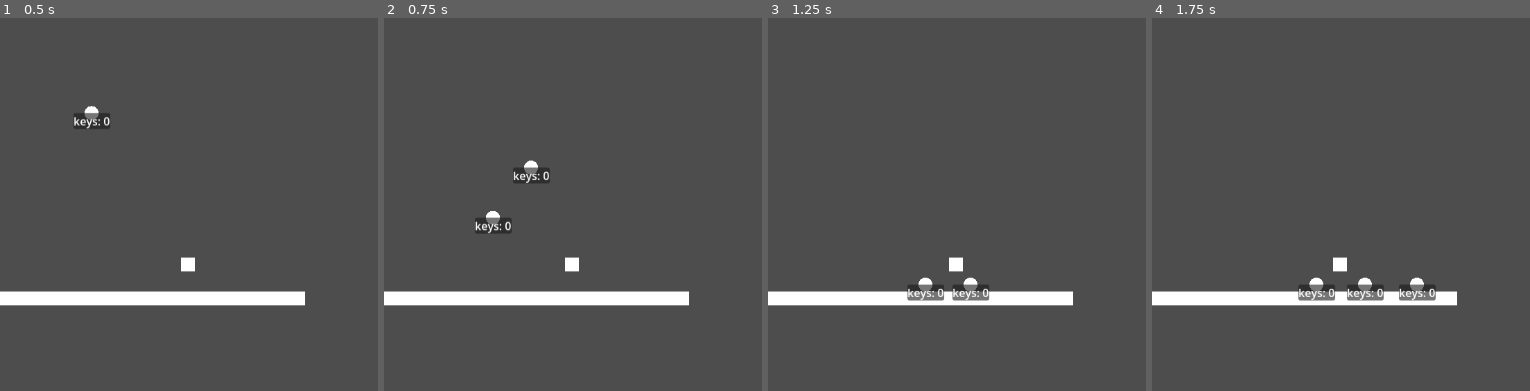
Above: before the commit, frames 1-4 (left to right).
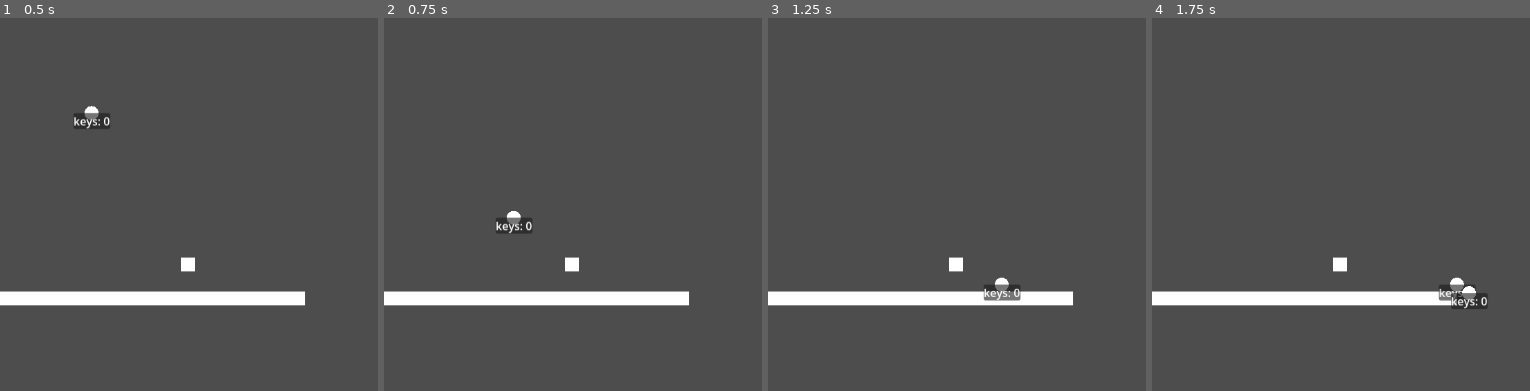
Above: after the commit, the same moments.

Repository: i1rs7/Toy-4-Game-Jam
Game: Godot game, scene res://game files/testing.tscn
Same seed, same stepped clock (60 frames per second), same inputs: the game is played once before the commit and once after it.
Inputs (mouse positions are in pixels of both pictures, inside the frame that each line leads up to):
- Up to frame 1 (0.5 s): no input
- Up to frame 2 (0.75 s): tap Enter (ui_accept) at 0.5 s; move the mouse to (outside the picture) at 0.52 s; hold Right (ui_right) from 0.53 s (still down); hold M (merge, bound only after the commit) from 0.53 s (still down); tap C (spawn) at 0.6 s
- Up to frame 3 (1.25 s): keep holding Right (ui_right); keep holding M (merge, bound only after the commit); tap Enter (ui_accept) at 0.77 s
- Up to frame 4 (1.75 s): keep holding Right (ui_right); move the mouse to (1390, 200) at 1.27 s; release M (merge, bound only after the commit) at 1.28 s; tap M (merge, bound only after the commit) at 1.35 s; tap Enter (ui_accept) at 1.52 s; tap C (spawn) at 1.55 s

Frame 1 is identical in both runs. In frame 2, 0.9% of the frame differs, in the area x 24-44%, y 38-58%; in frame 3, 1.2%; in frame 4, 2.0%, in the area x 38-89%, y 69-79%.

Commit message:
added a bunch of stuff for merges
see discord message. It doesnt work, and theres a lot of excess code. will make this a separate branch so it doesnt break stuff

Diff:
--- a/game files/game elements/player/player.gd
+++ b/game files/game elements/player/player.gd
@@ -4,9 +4,19 @@
 const SPEED = 300.0
 const JUMP_VELOCITY = -400.0
 @onready var text = $PanelContainer/Label
+@onready var ancestor = self # only stays self for parent branch
+# These dictionaries must have the same keys. changes is strings, and attributes is vals. must be in same order as well
 var attributes = {
 	"keys": 0
 }
+var changes = {
+	"keys": ""
+}
+
+func get_nth_ancestor(n):
+	if n == 0: return self
+	else: return ancestor.get_nth_ancestor(n-1)
+
 
 func _on_ready() -> void:
 	set_meta("selected", false)
@@ -31,8 +41,10 @@
 	for index in get_slide_collision_count(): # for every collision:
 		var collider = get_slide_collision(index).get_collider() # get the object collided with
 		if collider.name == "Key": # if its a key,
-			collider.queue_free() # destroy the key
+			collider.free() # destroy the key
 			attributes["keys"] += 1 # add a key to data
+		if Input.is_action_pressed("merge") and collider.is_in_group("players"):
+			get_parent().merge(self, collider)
 
 
 func update_text():
--- a/game files/game elements/player/player.tscn
+++ b/game files/game elements/player/player.tscn
@@ -8,7 +8,7 @@
 
 [sub_resource type="CircleShape2D" id="CircleShape2D_rveel"]
 
-[node name="player" type="CharacterBody2D"]
+[node name="player" type="CharacterBody2D" groups=["players"]]
 script = ExtResource("1_mtxyd")
 
 [node name="MeshInstance2D" type="MeshInstance2D" parent="."]
--- a/game files/game elements/player/player_manager.gd
+++ b/game files/game elements/player/player_manager.gd
@@ -18,14 +18,46 @@
 	var branch = player_scene.instantiate() # create instance
 	branch.attributes = players[selected_index].attributes.duplicate() # copy attributes over
 	branch.position = players[selected_index].position + Vector2(20,0) # move new player to desired position
+	branch.ancestor = players[selected_index] # set ancestor for merge evaluation
 	players.append(branch) # add player ID
+	add_child(branch) # add new player to children
+
+	# uncomment this code if you want to select the new branch on creation
 	# note that we must add child before setting meta, I think because the meta is on the node, and not the object or something.
-	add_child(branch) # add new player to children
-	players[selected_index].set_meta("selected", false) # deselect current player
-	selected_index = players.size() - 1 # update selected index to be new player
-	players[selected_index].set_meta("selected", true) # select new player
+	#players[selected_index].set_meta("selected", false) # deselect current player
+	#selected_index = players.size() - 1 # update selected index to be new player
+	#players[selected_index].set_meta("selected", true) # select new player
 
 func cycle_selection():
 	players[selected_index].set_meta("selected", false) # deselect current player
 	selected_index = (selected_index + 1) % players.size() # cycle index
 	players[selected_index].set_meta("selected", true) # select new player
+
+
+func find_common_ancestor(a, b) -> Node2D:
+	for i in get_child_count():
+		for j in i:
+			if a.get_nth_ancestor(i) == b.get_nth_ancestor(j):
+				return a.get_nth_ancestor(i)
+	return
+
+
+
+func merge(kept_body, merged_body):
+	var new_attributes = kept_body.attributes.duplicate()
+	for key in kept_body.attributes:
+		if kept_body.attributes[key] != merged_body.attributes[key]:
+			var ancestor = find_common_ancestor(kept_body, merged_body)
+			print(ancestor)
+
+
+
+	if merged_body.get_meta("selected"): # if we are merging the selected body, we must select a new one
+		merged_body.set_meta("selected", false) # update metas
+		kept_body.set_meta("selected", true)
+	players.erase(merged_body) # remove merged body from list
+	for index in players.size(): # now we will just loop through the players and update selected index based on meta data. its o(n) but we shouldn't have too many objects and im too lazy to deal with edge cases rn
+		if players[index].get_meta("selected"): # if its selected in metadata,
+			selected_index = index # update selected index
+			break # no need to continue
+	merged_body.free() # lastly, we delete the merged body
--- a/project.godot
+++ b/project.godot
@@ -14,6 +14,10 @@
 run/main_scene="res://game files/testing.tscn"
 config/features=PackedStringArray("4.3", "Mobile")
 
+[global_group]
+
+players=""
+
 [input]
 
 spawn={
@@ -21,6 +25,11 @@
 "events": [Object(InputEventKey,"resource_local_to_scene":false,"resource_name":"","device":-1,"window_id":0,"alt_press …(191 unchanged characters)…
 ]
 }
+merge={
+"deadzone": 0.5,
+"events": [Object(InputEventKey,"resource_local_to_scene":false,"resource_name":"","device":-1,"window_id":0,"alt_pressed":false,"shift_pressed":false,"ctrl_pressed":false,"meta_pressed":false,"pressed":false,"keycode":0,"physical_keycode":77,"key_label":0,"unicode":109,"location":0,"echo":false,"script":null)
+]
+}
 
 [rendering]
 
